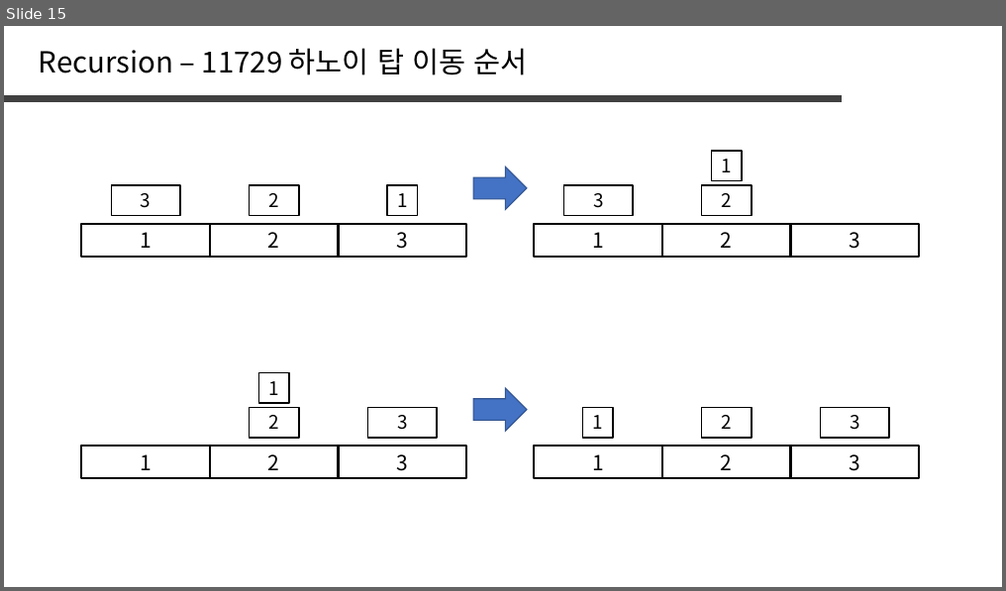
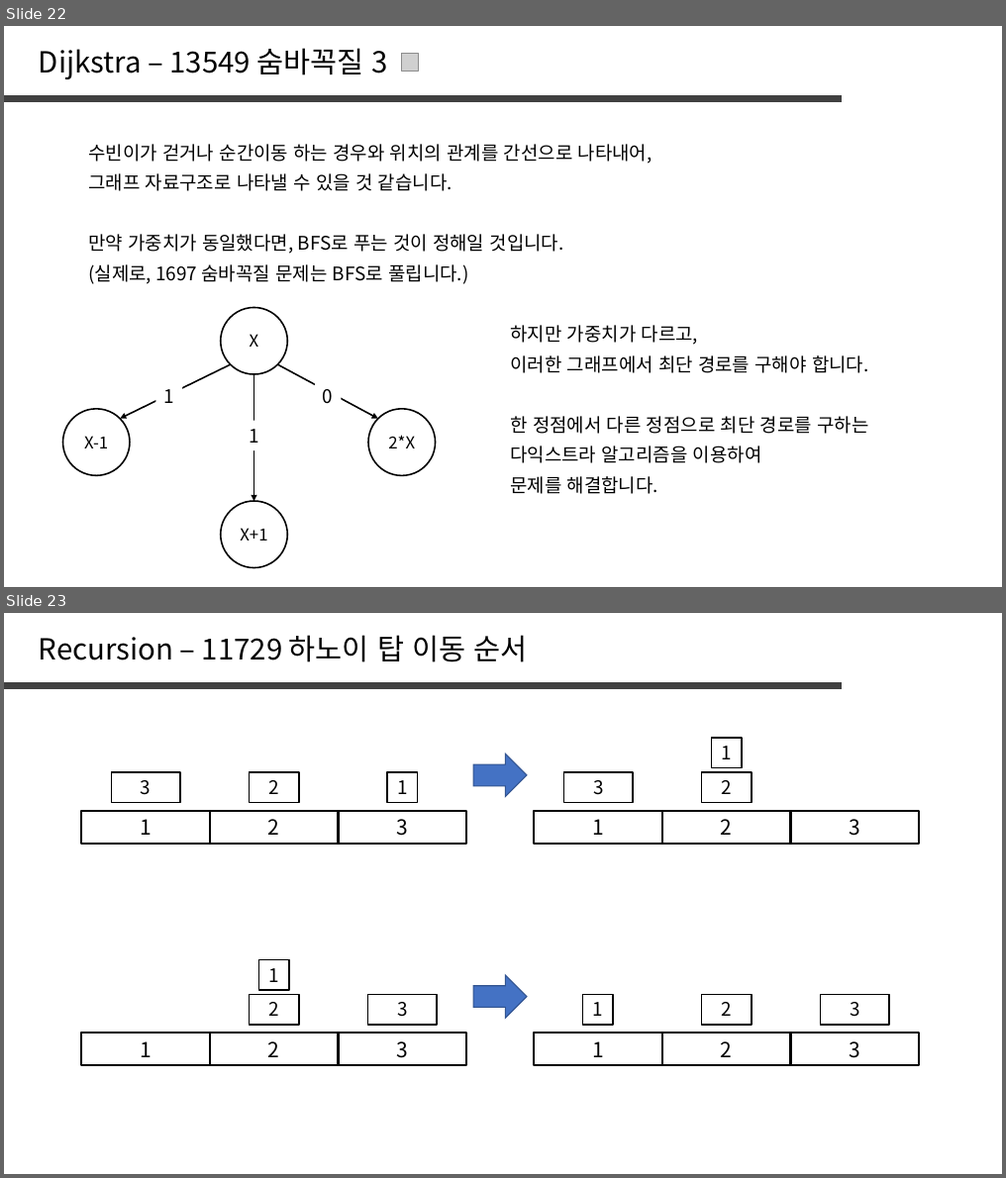
Before and after one commit to jaehoo1/PS-study, a slide deck: study/12_Dijkstra.pptx. Shown one above the other, each under a label of ours: slide 15 before the commit, slides 22 and 23 after it. The pictures are 1006x591 and 1006x1178 pixels, drawn with LibreOffice and Linux fonts; fonts in the diff are those of the drawing; grey boxes stand for pictures. Boxes give left, top, right and bottom in pixels: in the first picture for what was removed or moved away, otherwise in the second. Text is boxed around its words. In the diff, an @@ line names an element or a change of style, - is before the commit and + after.

```diff
--- a/study/12_Dijkstra.pptx
+++ b/study/12_Dijkstra.pptx
@@ slide 22 added at <box>4,26,1002,587</box>, background #FFFFFF @@
@@ text added at <box>39,48,388,79</box>, 28 pt, text #000000 @@
+Dijkstra – 13549 숨바꼭질 3
@@ picture added at <box>402,54,419,71</box> @@
@@ line added from (4, 98) to (843, 98), #404040 6 pt @@
@@ text added at <box>88,144,652,164</box>, 18 pt, text #000000 @@
+수빈이가 걷거나 순간이동 하는 경우와 위치의 관계를 간선으로 나타내어,
@@ text added at <box>88,174,452,191</box>, 18 pt, text #000000 @@
+그래프 자료구조로 나타낼 수 있을 것 같습니다.
@@ text added at <box>88,234,564,254</box>, 18 pt, text #000000 @@
+만약 가중치가 동일했다면, BFS로 푸는 것이 정해일 것입니다.
@@ text added at <box>88,265,468,284</box>, 18 pt, text #000000 @@
+(실제로, 1697 숨바꼭질 문제는 BFS로 풀립니다.)
@@ ellipse added at <box>221,307,287,374</box>, outline #000000 1.5 pt, 16 pt, text #000000 @@
+X
@@ text added at <box>510,325,698,345</box>, 18 pt, text #000000 @@
+하지만 가중치가 다르고,
@@ arrow added from (230, 366) to (120, 419), #000000 1.5 pt @@
@@ arrow added from (254, 374) to (254, 501), #000000 1.5 pt @@
@@ arrow added from (278, 366) to (378, 419), #000000 1.5 pt @@
@@ text added at <box>510,356,868,373</box>, 18 pt, text #000000 @@
+이러한 그래프에서 최단 경로를 구해야 합니다.
@@ ellipse added at <box>63,409,130,475</box>, outline #000000 1.5 pt, 16 pt, text #000000 @@
+X-1
@@ text added at <box>164,389,174,403</box>, 18 pt, text #000000 @@
+1
@@ text added at <box>323,389,333,404</box>, 18 pt, text #000000 @@
+0
@@ ellipse added at <box>368,409,436,475</box>, outline #000000 1.5 pt, 16 pt, text #000000 @@
+2*X
@@ text added at <box>249,429,258,443</box>, 18 pt, text #000000 @@
+1
@@ text added at <box>510,416,868,434</box>, 18 pt, text #000000 @@
+한 정점에서 다른 정점으로 최단 경로를 구하는
@@ text added at <box>510,446,762,464</box>, 18 pt, text #000000 @@
+다익스트라 알고리즘을 이용하여
@@ text added at <box>510,476,658,494</box>, 18 pt, text #000000 @@
+문제를 해결합니다.
@@ ellipse added at <box>221,501,287,568</box>, outline #000000 1.5 pt, 16 pt, text #000000 @@
+X+1
@@ what was slide 15 is now slide 23 @@
```
Also in this commit, not shown: 1 slide changed, 16 other slides added, 9 slides removed.
